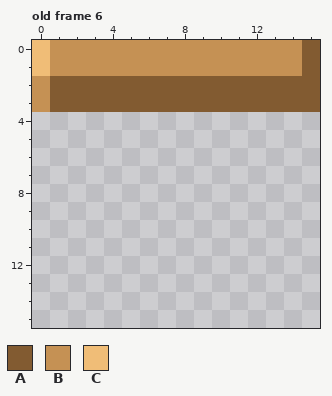
Pixel-art file, stored at docs/img/mapchip.ase. Above, as it was before the edit.
16x16 pixels, 21 frames. Shown: old frame 6. The commit also changed other frames, which this record leaves out.
Palette (. is transparent): A #825b31  B #c59154  C #f0bd77
Pixels before, old frame 6, first column x 0:
0 CBBBBBBBBBBBBBBA
1 CBBBBBBBBBBBBBBA
2 BAAAAAAAAAAAAAAA
3 BAAAAAAAAAAAAAAA
After the commit:
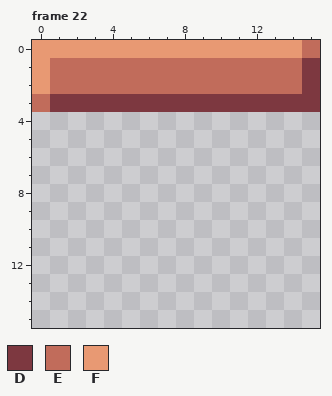
Colours new in this view: D #7d3840  E #c16c5b  F #e89973
A new or re-ordered frame is compared with the old frame closest to it.
The edit:
frames 21 -> 25
Changed rows in their new state; - is an unchanged pixel.
Frame 22 is new; against old frame 6:
first column x 0:
 0 FFFFFFFFFFFFFFFE
 1 FEEEEEEEEEEEEEED
 2 FEEEEEEEEEEEEEED
 3 EDDDDDDDDDDDDDDD
